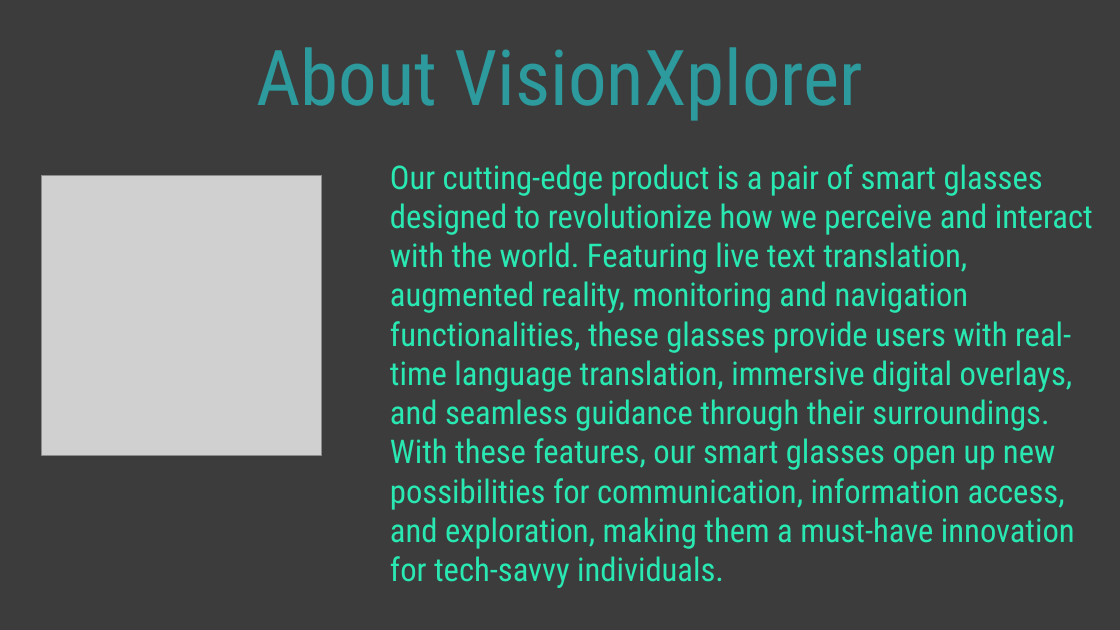
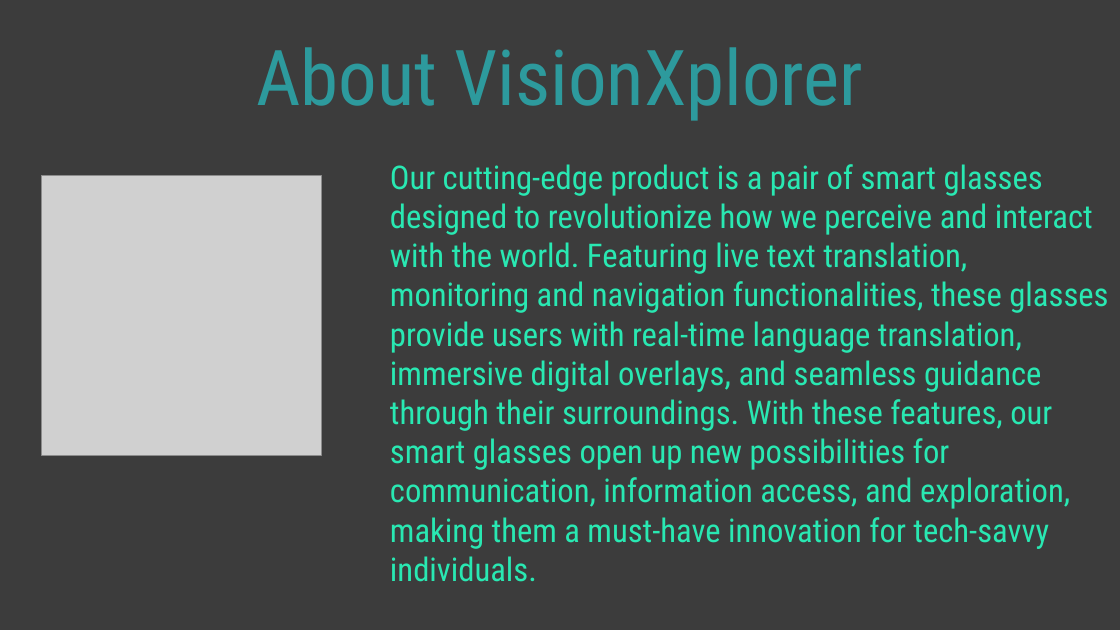
Before and after one commit to Soumyajit01/VisionXplorer, a slide deck: slide 2 of visionXplorer ppt files/visionXplorer.pptx. Drawn at 1120x630 pixels with LibreOffice and Linux fonts; fonts in the diff are those of the drawing; grey boxes stand for pictures. Boxes give left, top, right and bottom in pixels: in the first picture for what was removed or moved away, otherwise in the second. Text is boxed around its words. In the diff, an @@ line names an element or a change of style, - is before the commit and + after.

```diff
--- a/visionXplorer ppt files/visionXplorer.pptx
+++ b/visionXplorer ppt files/visionXplorer.pptx
@@ text at bbox=[390, 164, 1108, 582]: text changed @@
-Our cutting-edge product is a pair of smart glasses designed to revolutionize how we perceive and interact with the world. Featuring live text translation, augmented reality, monitoring and navigation functionalities, these glasses provide users with real-time language translation, immersive digital overlays, and seamless guidance through their surroundings. With these features, our smart glasses open up new possibilities for communication, information access, and exploration, making them a must-have innovation for tech-savvy individuals.
+Our cutting-edge product is a pair of smart glasses designed to revolutionize how we perceive and interact with the world. Featuring live text translation, monitoring and navigation functionalities, these glasses provide users with real-time language translation, immersive digital overlays, and seamless guidance through their surroundings. With these features, our smart glasses open up new possibilities for communication, information access, and exploration, making them a must-have innovation for tech-savvy individuals.
```
Also in this commit, not shown: 1 other slide changed, 6 other files.
